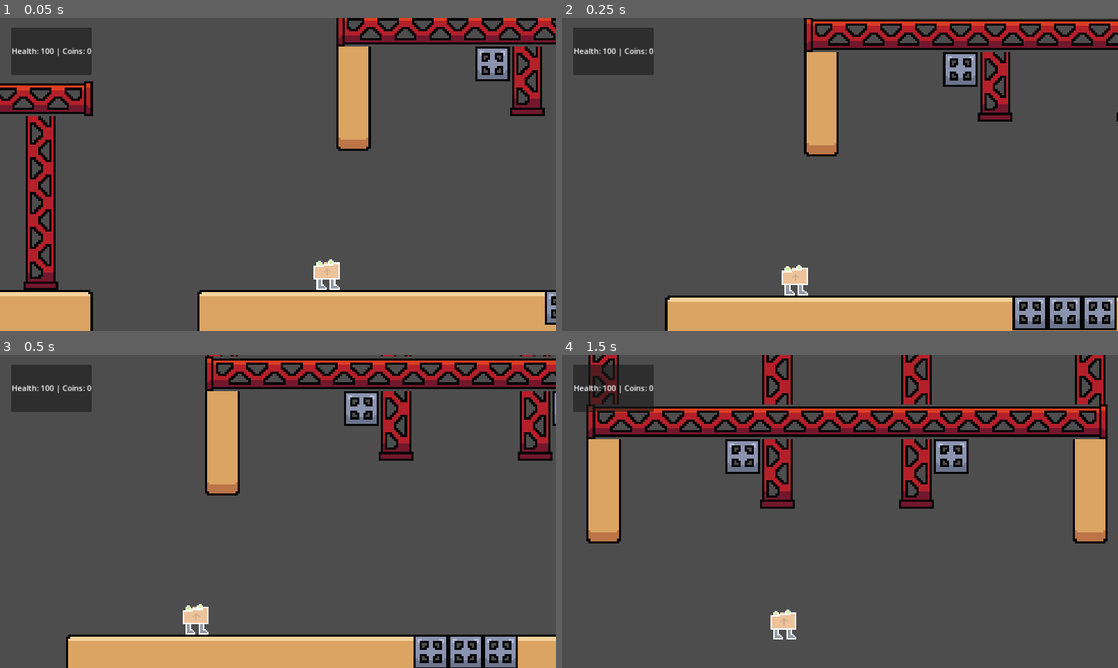
Above: before the commit, frames 1-4 (two rows, left to right).
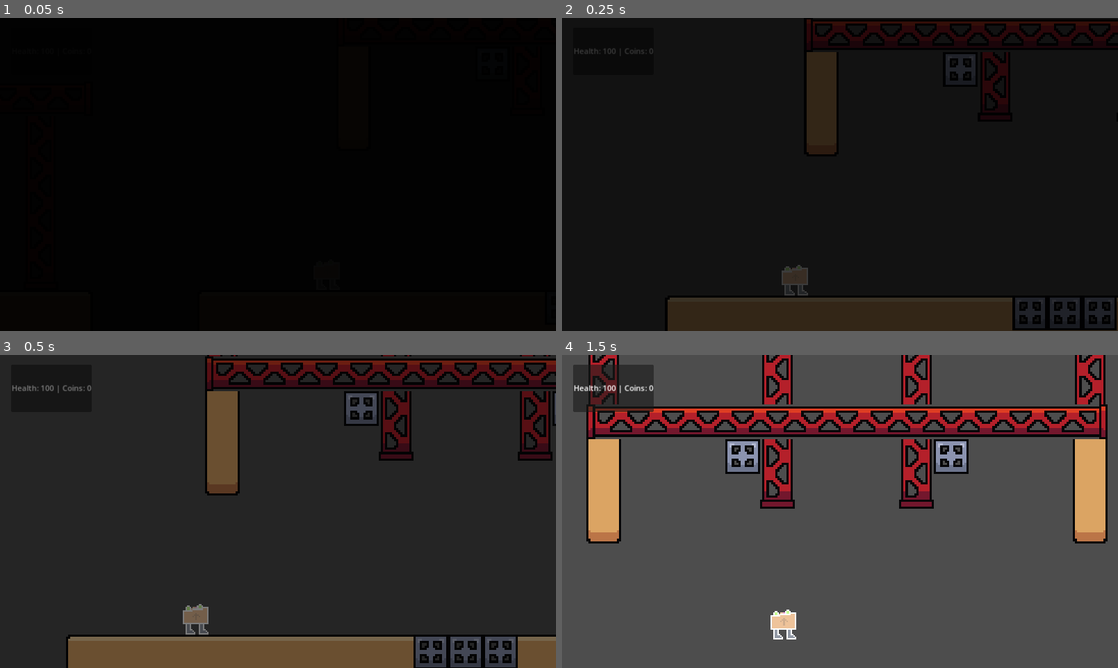
Above: after the commit, the same moments.

Repository: ShardHero/Main
Game: Godot game, scene res://scenes/toplevel_2.tscn
Same seed, same stepped clock (60 frames per second), same inputs: the game is played once before the commit and once after it. This scene is started directly instead of the project's main scene.
Inputs:
- Up to frame 1 (0.05 s): no input
- Up to frame 2 (0.25 s): no input
- Up to frame 3 (0.5 s): no input
- Up to frame 4 (1.5 s): tap Enter (ui_accept) at 0.5, 0.77 s; hold Right (ui_right) from 0.53 s (still down)

The runs differ from the first frame. In frame 1, 95% of the frame differs, in the area x 0-100%, y 0-100%; in frame 2, 95%; in frame 3, 93%; in frame 4, nothing differs.

Commit message:
add fade in/out animation to toplevel2

Diff:
--- a/scenes/toplevel_2.gd
+++ b/scenes/toplevel_2.gd
@@ -4,10 +4,11 @@
 @onready var main_character: CharacterBody2D = %main_character
 @onready var player = get_node("main_character")
 @onready var camera = get_node("MovingCamera")
+@onready var animation_player = %AnimationPlayer
 
 # Called when the node enters the scene tree for the first time.
 func _ready() -> void:
-
+	animation_player.play("fade_in")
 	Global.set_var_label(var_label_node)
 	Global.update_label()
 	main_character.position = Vector2(300,0)
--- a/scenes/toplevel_2.tscn
+++ b/scenes/toplevel_2.tscn
@@ -106,6 +106,58 @@
 physics_layer_0/collision_layer = 1
 sources/0 = SubResource("TileSetAtlasSource_b42ey")
 
+[sub_resource type="Animation" id="Animation_ybvs6"]
+length = 0.001
+tracks/0/type = "value"
+tracks/0/imported = false
+tracks/0/enabled = true
+tracks/0/path = NodePath("Canvas/blackbox:modulate")
+tracks/0/interp = 1
+tracks/0/loop_wrap = true
+tracks/0/keys = {
+"times": PackedFloat32Array(0),
+"transitions": PackedFloat32Array(1),
+"update": 0,
+"values": [Color(0, 0, 0, 1)]
+}
+
+[sub_resource type="Animation" id="Animation_feyno"]
+resource_name = "fade_in"
+tracks/0/type = "value"
+tracks/0/imported = false
+tracks/0/enabled = true
+tracks/0/path = NodePath("Canvas/blackbox:modulate")
+tracks/0/interp = 1
+tracks/0/loop_wrap = true
+tracks/0/keys = {
+"times": PackedFloat32Array(0, 1),
+"transitions": PackedFloat32Array(1, 1),
+"update": 0,
+"values": [Color(0, 0, 0, 1), Color(0, 0, 0, 0)]
+}
+
+[sub_resource type="Animation" id="Animation_1dije"]
+resource_name = "fade_out"
+tracks/0/type = "value"
+tracks/0/imported = false
+tracks/0/enabled = true
+tracks/0/path = NodePath("Canvas/blackbox:modulate")
+tracks/0/interp = 1
+tracks/0/loop_wrap = true
+tracks/0/keys = {
+"times": PackedFloat32Array(0, 1),
+"transitions": PackedFloat32Array(1, 1),
+"update": 0,
+"values": [Color(0, 0, 0, 0), Color(0, 0, 0, 1)]
+}
+
+[sub_resource type="AnimationLibrary" id="AnimationLibrary_hyb1j"]
+_data = {
+"RESET": SubResource("Animation_ybvs6"),
+"fade_in": SubResource("Animation_feyno"),
+"fade_out": SubResource("Animation_1dije")
+}
+
 [node name="Toplevel2" type="Node2D"]
 script = ExtResource("1_qcyny")
 
@@ -125,3 +177,9 @@
 layer_0/tile_data = PackedInt32Array(786433, 589824, 0, 786434, 655360, 0, 786438, 524288, 0, 786439, 589824, 0, 786440 …(5890 unchanged characters)…
 
 [node name="Canvas" parent="." instance=ExtResource("5_2w6av")]
+
+[node name="AnimationPlayer" type="AnimationPlayer" parent="."]
+unique_name_in_owner = true
+libraries = {
+"": SubResource("AnimationLibrary_hyb1j")
+}
Not shown: 1 places in scenes/toplevel_2.tscn that only renumber resources
